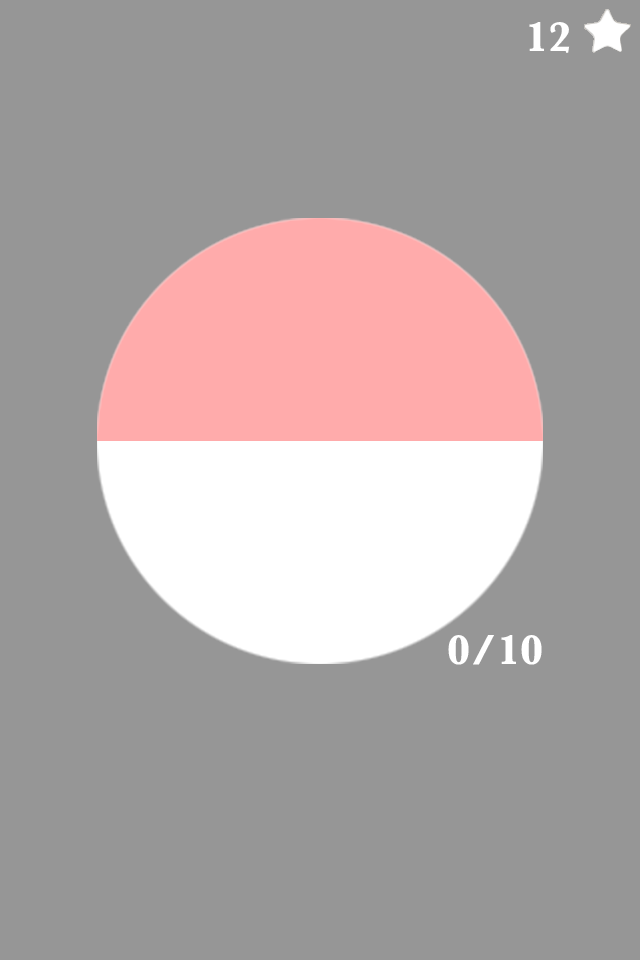
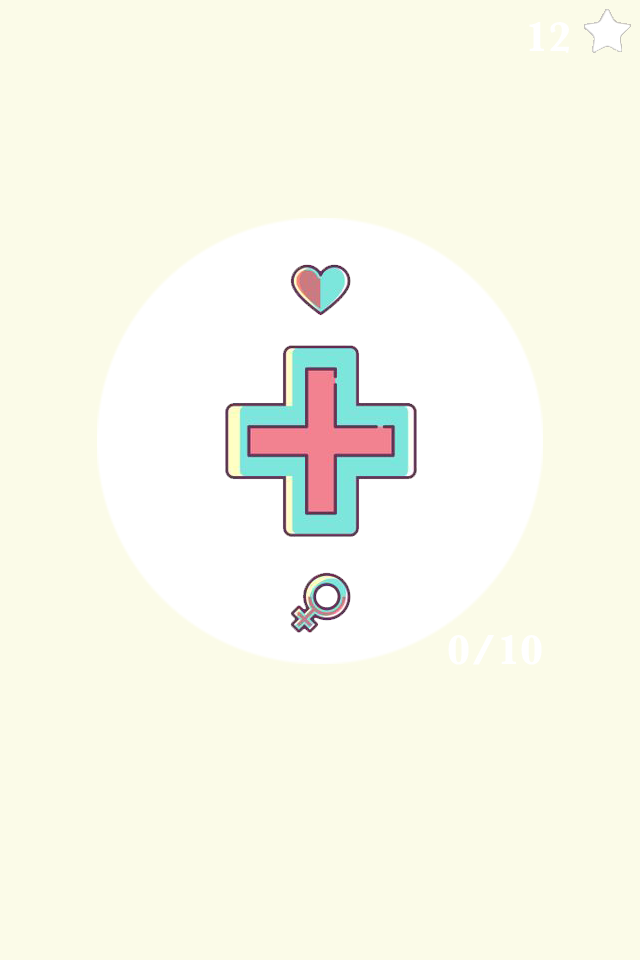
Comparing the layer stacks of the two 640×960 images. Changes:
added layer "Cross" in group "ThemeBall" over [224, 344, 417, 537]
removed layer "HalfTop" from group "ThemeBall" over [97, 218, 543, 441]
added layer "Слой 1" in group "ThemeBall" over [290, 572, 351, 633]
added layer "Heart" in group "ThemeBall" over [290, 264, 351, 316]
